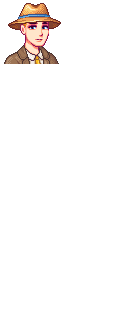
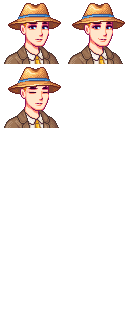
Layer changes from the first 128×320 image to the second:
painted on "SDV_Zech_64.png" over (x1=4, y1=3, x2=125, y2=128)
